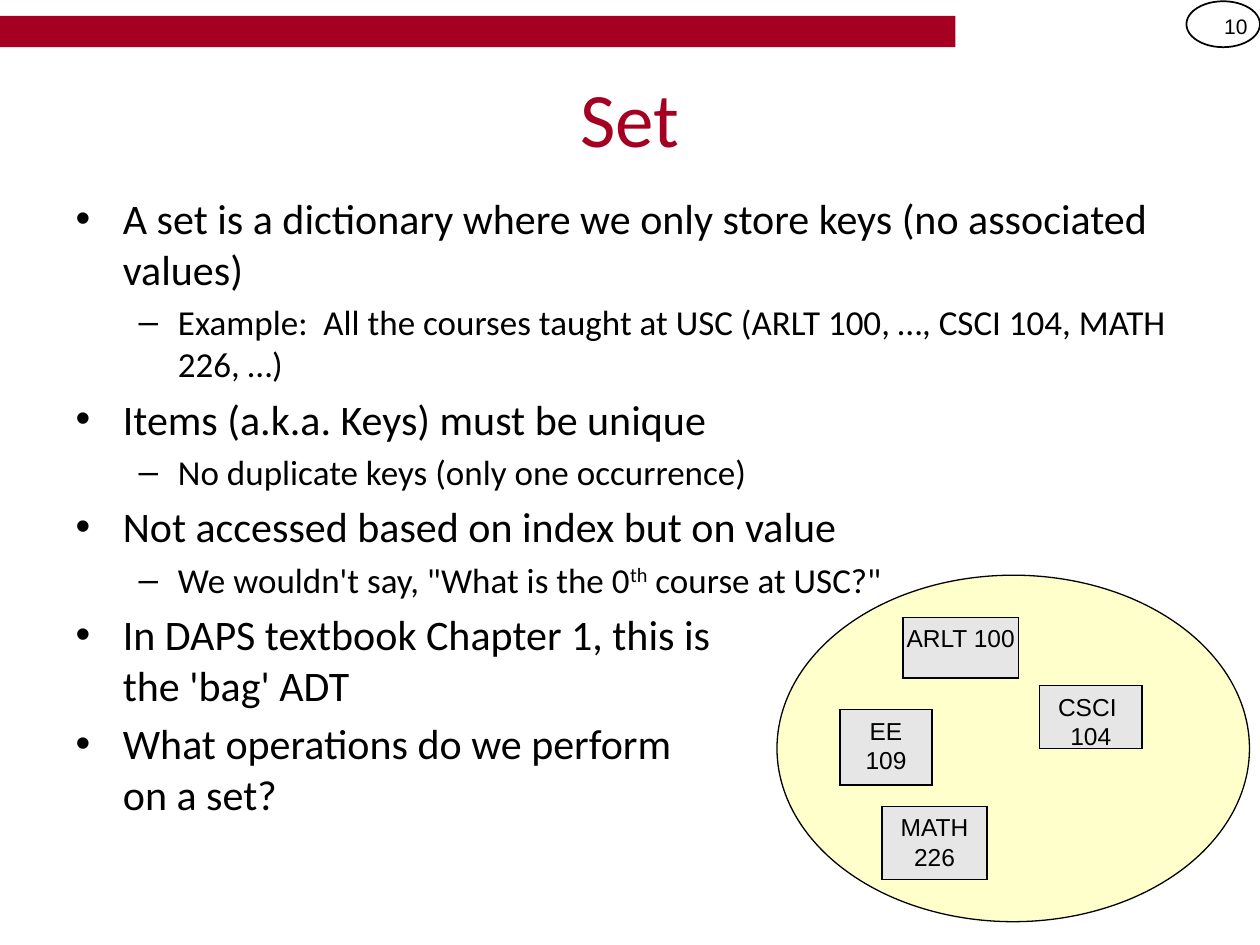
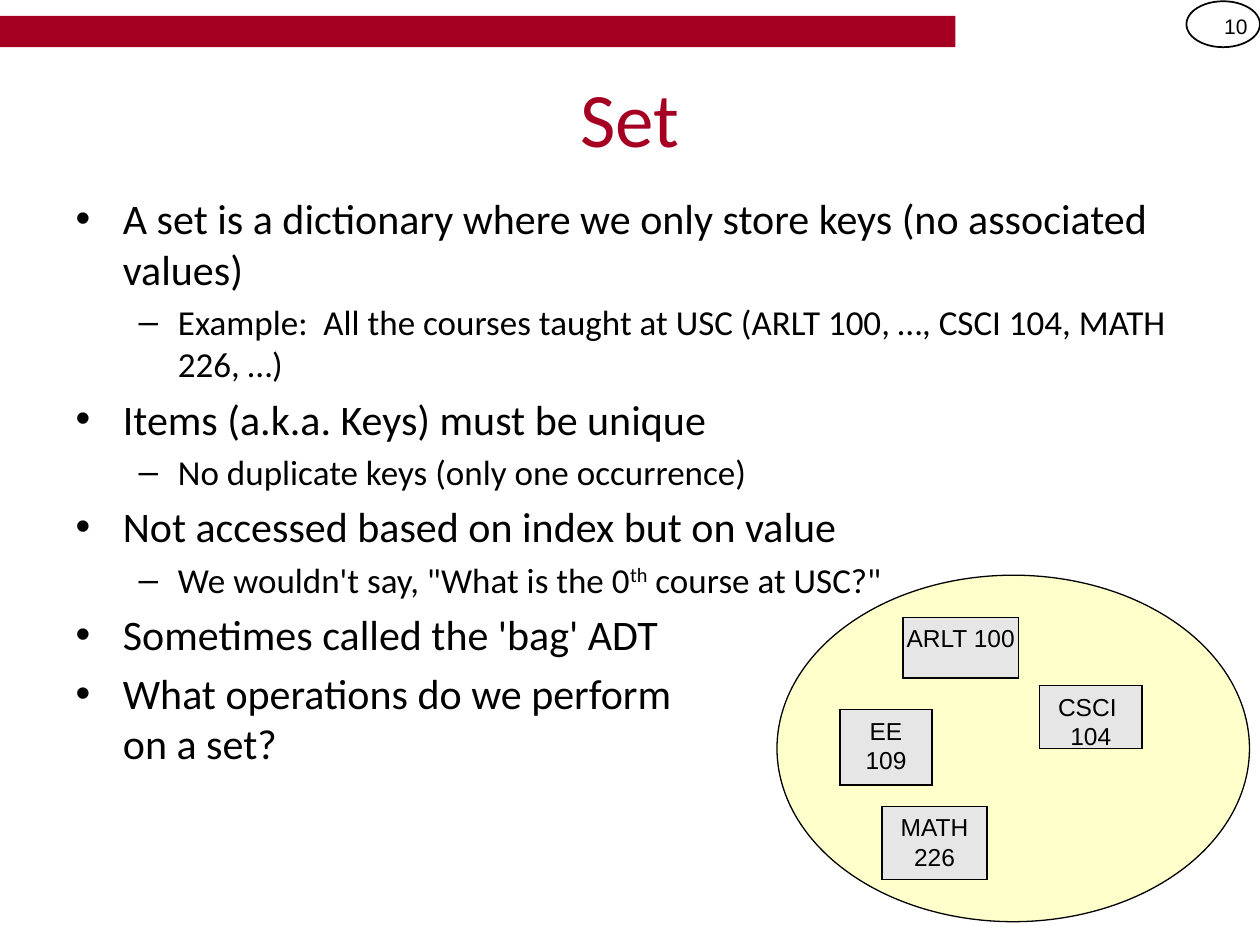
Before and after one commit to csci104/site, a slide deck: slide 10 of schedule/notes/8-ADTs.pptx. Drawn at 1260x945 pixels with LibreOffice and Linux fonts; fonts in the diff are those of the drawing; background and template pictures are left out. Boxes give left, top, right and bottom in pixels: in the first picture for what was removed or moved away, otherwise in the second. Text is boxed around its words. In the diff, an @@ line names an element or a change of style, - is before the commit and + after.

```diff
--- a/schedule/notes/8-ADTs.pptx
+++ b/schedule/notes/8-ADTs.pptx
@@ text at bbox=[123, 620, 658, 658]: text changed @@
-• In DAPS textbook Chapter 1, this is
-  the 'bag' ADT
+• Sometimes called the 'bag' ADT
```
Also in this commit, not shown: 3 other slides changed.
